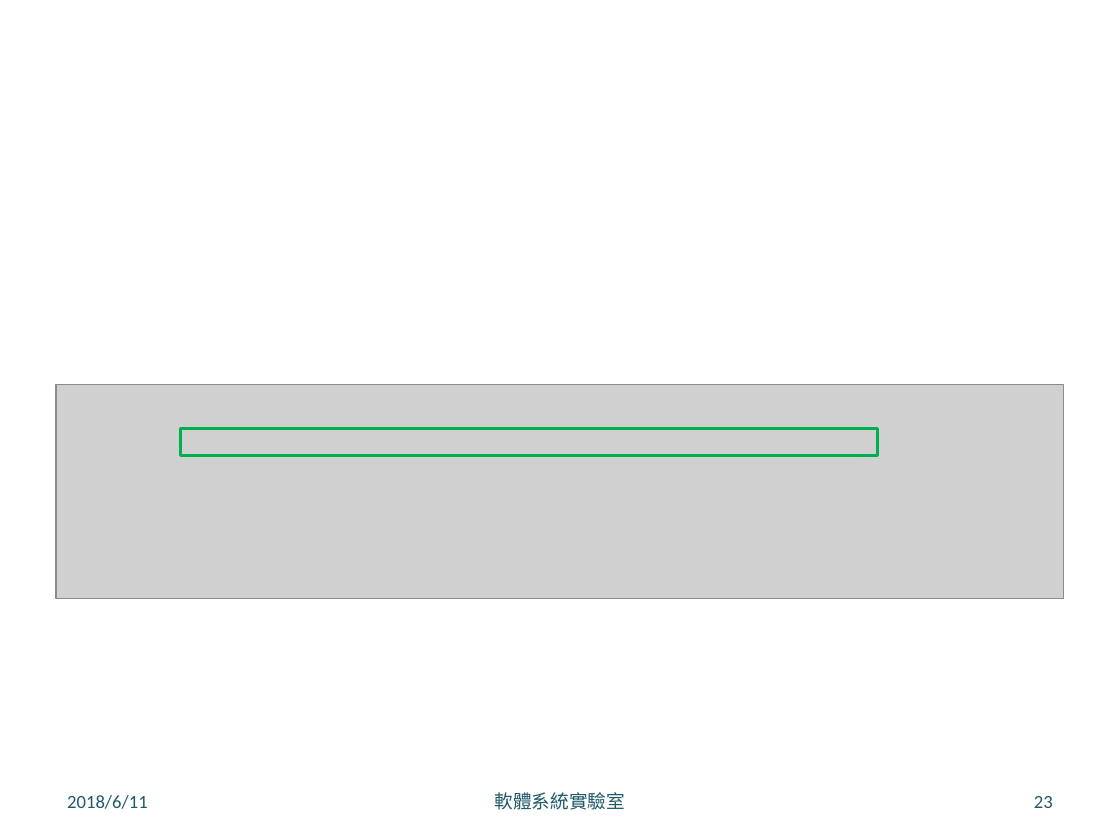
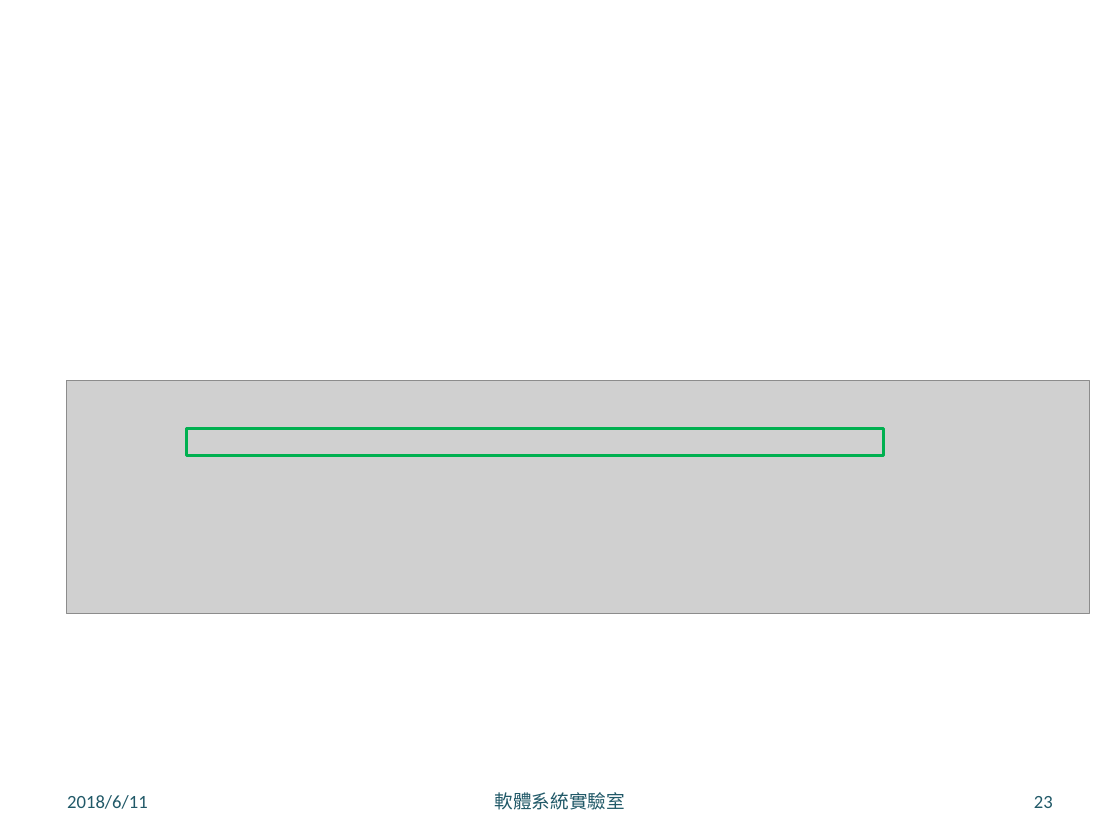
Before and after one commit to LeoLiu1209/Robusta-Thesis, a slide deck: slide 23 of 口試簡報 .pptx. Drawn at 1120x840 pixels with LibreOffice and Linux fonts; fonts in the diff are those of the drawing; grey boxes stand for pictures; background and template pictures are left out. Boxes give left, top, right and bottom in pixels: in the first picture for what was removed or moved away, otherwise in the second. Text is boxed around its words. In the diff, an @@ line names an element or a change of style, - is before the commit and + after.

```diff
--- a/口試簡報 .pptx
+++ b/口試簡報 .pptx
@@ picture: place and size @@
-picture at <box>56,385,1064,599</box>
+picture at <box>66,381,1089,614</box>
@@ rectangle: place and size @@
-rectangle at <box>180,429,877,456</box>
+rectangle at <box>187,429,884,456</box>
```
Also in this commit, not shown: 23 other slides changed, 6 slides added, 7 other files.
